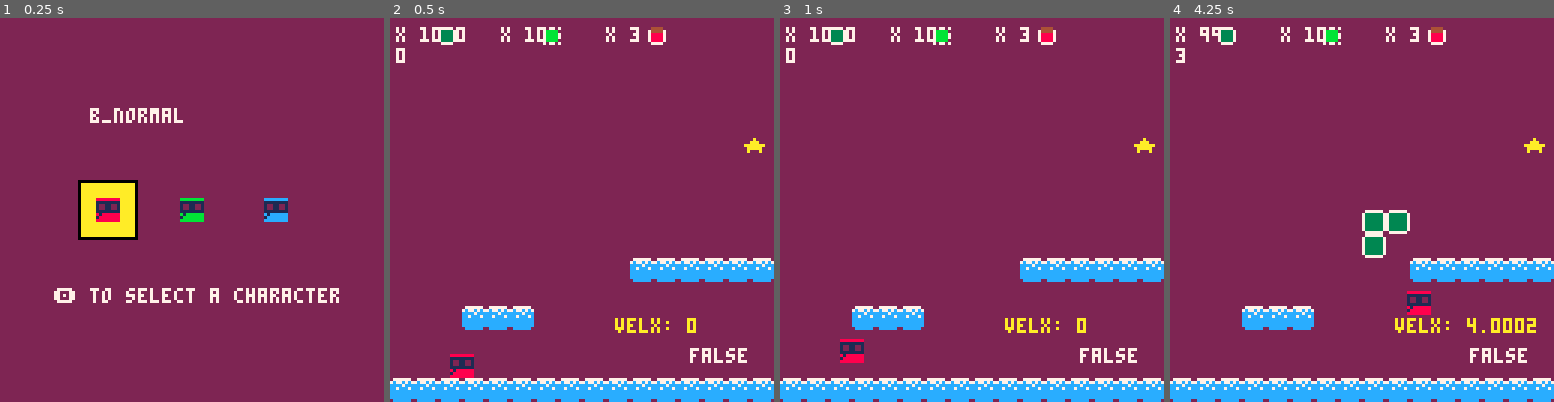
Above: before the commit, frames 1-4 (left to right).
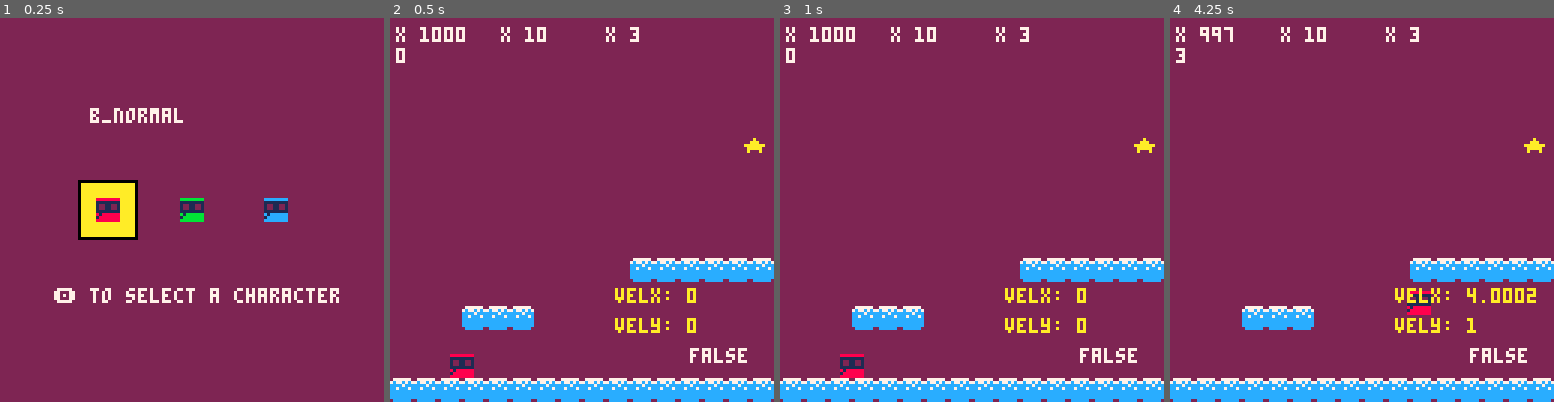
Above: after the commit, the same moments.

Repository: FlavioIero/PlatformMaker
Game: PICO-8 cartridge platformmaker.p8
The game is run twice, just before and just after one commit, with the same random seed, the same clock (stepped at 60 frames per second) and the same inputs.
Inputs:
- Up to frame 1 (0.25 s): no input
- Up to frame 2 (0.5 s): tap X (X key) at 0.33 s
- Up to frame 3 (1 s): tap O (Z key) at 0.7 s
- Up to frame 4 (4.25 s): tap X (X key) at 1.07, 1.85, 2.97, 4.08 s; hold Right 1.6-2.1 s; tap O (Z key) every 0.4 s from 1.7 to 4.1 s; hold Up 2.15-2.42 s; hold Right 2.47-3.03 s; hold Left 3.08-3.58 s; hold Down 3.63-3.97 s; hold Right from 4.02 s (still down)

Frame 1 is identical in both runs. In frame 2, 0.8% of the frame differs, in the area x 13-80%, y 2-83%; in frame 3, 1.3%; in frame 4, 2.6%, in the area x 13-96%, y 2-83%.

Commit message:
velocities to 0 when colliding

Diff:
--- a/platformmaker.p8
+++ b/platformmaker.p8
@@ -221,6 +221,17 @@
 		end
 	end,
 
+	draw = function(self)
+		spr(self.sprt,self.x,self.y)
+		if self.state == self.states.build then
+			rect(self.bx,self.by,self.bx+7,self.by+7,10)
+		end
+		-- debug
+		print(self:collide_blocks(self.x,self.y,8,8),100,110,7)
+		print("velx: "..self.vel_x,75,90,10)
+		print("vely: "..self.vel_y,75,100,10)
+	end,
+
 	update_anim = function(self)
 		-- todo
 	end,
@@ -235,8 +246,12 @@
 
 		if btnp(🅾️) and self:can_jump() then
 			self.vel_y = self.jump_vel end
-
-		self.y = max(0,self.y+self.vel_y)
+		self.y += self.vel_y
+
+		if self.y > 120 then
+			self.y = 120
+			self.vel_y = 0
+		end
 		while self.y~=ly and
 								(collide_spr(self.x,self.y,7,7,0)
 								or self:collide_blocks(self.x,self.y,8,8)) do
@@ -245,6 +260,7 @@
 			elseif self.y > ly then
 				self.y -= 1
 			end
+			self.vel_y = 0
 		end
 
 		if btn(➡️) then
@@ -253,8 +269,15 @@
 		if btn(⬅️) then
 			self.vel_x = max(-self.max_vel_x,self.vel_x-self.accel)
 		end
-
-		self.x = min(120,max(0,self.x+self.vel_x))
+		self.x += self.vel_x
+
+		if self.x < 0 then
+			self.x = 0
+			self.vel_x = 0
+		elseif self.x > 120 then
+			self.x = 120
+			self.vel_x = 0
+		end
 		local b_coll = self:collide_blocks(self.x,self.y,8,8)
 		while self.x~=lx and
 								(collide_spr(self.x,self.y,7,7,0)
@@ -273,6 +296,7 @@
 				end
 			end
 			b_coll = self:collide_blocks(self.x,self.y,8,8)
+			self.vel_x = 0
 		end
 	end,
 
@@ -320,16 +344,6 @@
 			self.vel_y = 0 end
 	end,
 
-	draw = function(self)
-		spr(self.sprt,self.x,self.y)
-		if self.state == self.states.build then
-			rect(self.bx,self.by,self.bx+7,self.by+7,10)
-		end
-		-- debug
-		print(self:collide_blocks(self.x,self.y,8,8),100,110,7)
-		print("velx: "..self.vel_x,75,100,10)
-	end,
-
 	can_jump = function(self)
 		-- temp
 		if self:on_ground() then
Not shown, changed: 32 lines of the sprite sheet (__gfx__) section of platformmaker.p8
